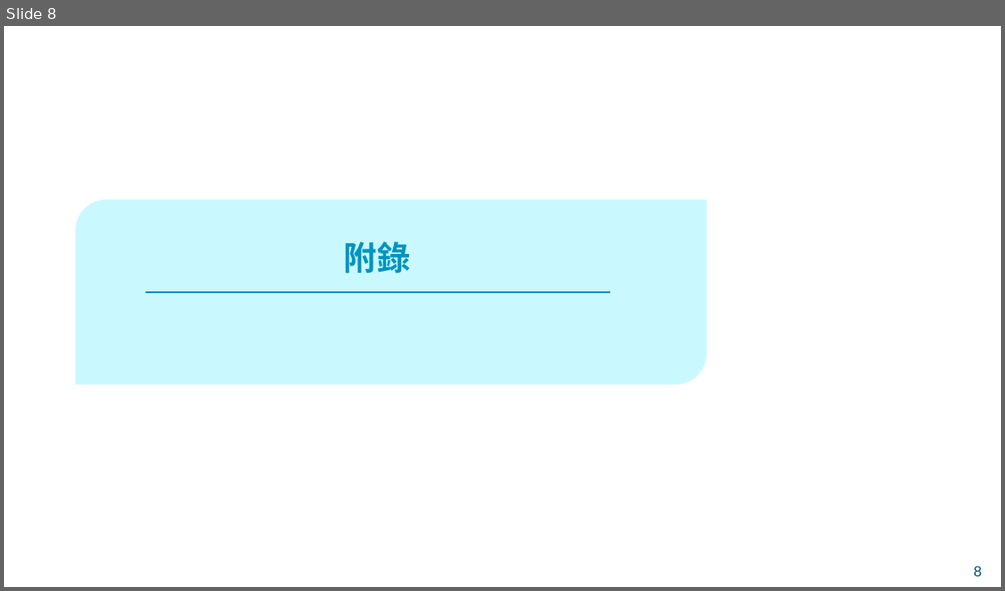
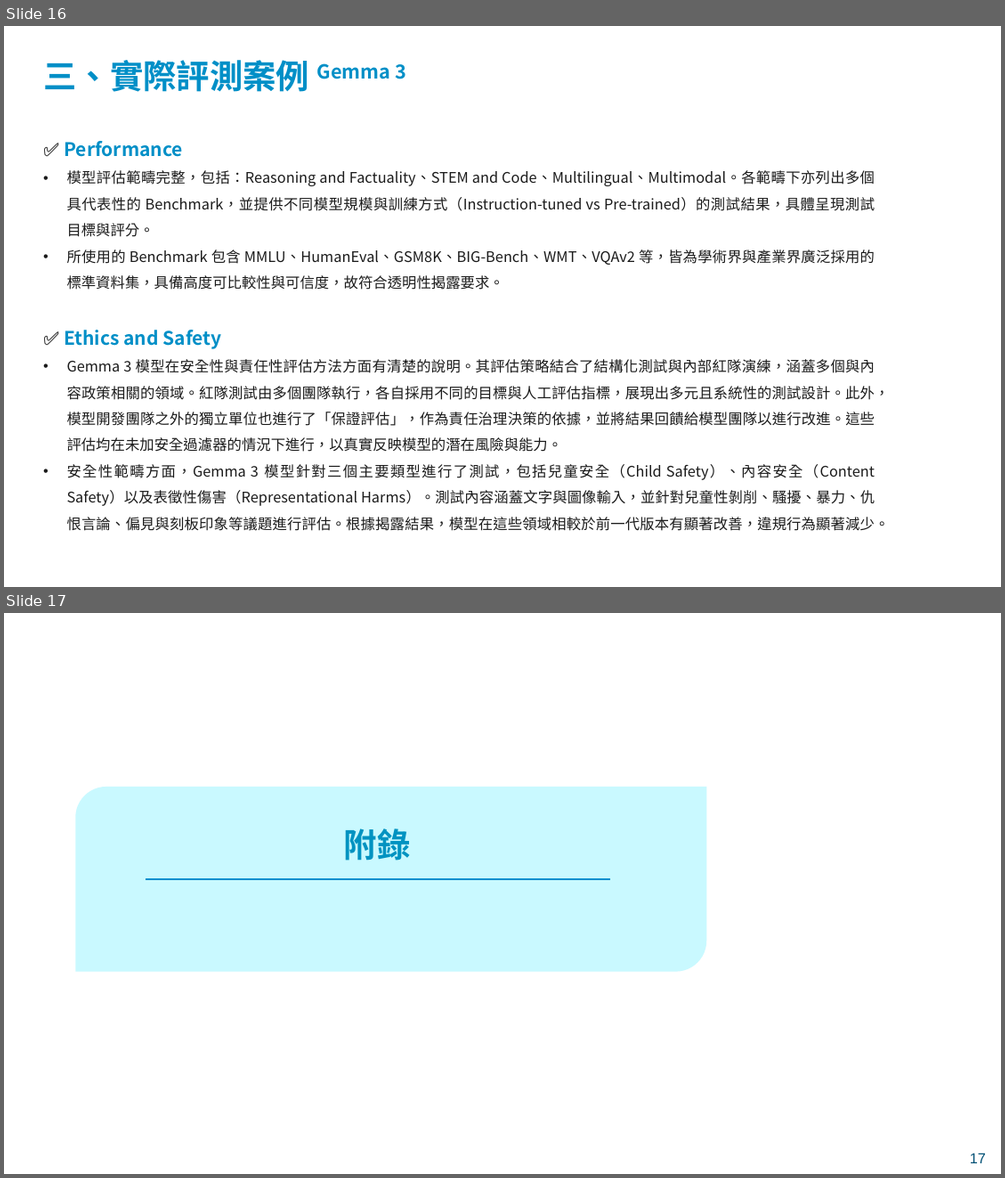
Before and after one commit to xinhuang0716/LLM_Assessment_Fubon, a slide deck: 模型評測機制 - 透明性.pptx. Shown one above the other, each under a label of ours: slide 8 before the commit, slides 16 and 17 after it. The pictures are 1005x591 and 1005x1178 pixels, drawn with LibreOffice and Linux fonts; fonts in the diff are those of the drawing; background and template pictures are left out. Boxes give left, top, right and bottom in pixels: in the first picture for what was removed or moved away, otherwise in the second. Text is boxed around its words. In the diff, an @@ line names an element or a change of style, - is before the commit and + after.

```diff
--- a/模型評測機制 - 透明性.pptx
+++ b/模型評測機制 - 透明性.pptx
@@ slide 16 added at (4, 26, 1001, 587), background picture (left out) @@
@@ text added at (43, 60, 406, 92), 32 pt, text #008FC7, bold @@
+三、實際評測案例 Gemma 3
@@ text added at (64, 141, 874, 289), 14 pt, text #1B1B1B @@
+✅ Performance
+• 模型評估範疇完整，包括：Reasoning and Factuality、STEM and Code、Multilingual、Multimodal。各範疇下亦列出多個具代表性的 Benchmark，並提供不同模型規模與訓練方式（Instruction-tuned vs Pre-trained）的測試結果，具體呈現測試目標與評分。
+• 所使用的 Benchmark 包含 MMLU、HumanEval、GSM8K、BIG-Bench、WMT、VQAv2 等，皆為學術界與產業界廣泛採用的標準資料集，具備高度可比較性與可信度，故符合透明性揭露要求。
@@ text added at (64, 329, 890, 531), 14 pt, text #1B1B1B @@
+✅ Ethics and Safety
+• Gemma 3 模型在安全性與責任性評估方法方面有清楚的說明。其評估策略結合了結構化測試與內部紅隊演練，涵蓋多個與內容政策相關的領域。紅隊測試由多個團隊執行，各自採用不同的目標與人工評估指標，展現出多元且系統性的測試設計。此外，模型開發團隊之外的獨立單位也進行了「保證評估」，作為責任治理決策的依據，並將結果回饋給模型團隊以進行改進。這些評估均在未加安全過濾器的情況下進行，以真實反映模型的潛在風險與能力。
+• 安全性範疇方面，Gemma 3 模型針對三個主要類型進行了測試，包括兒童安全（Child Safety）、內容安全（Content Safety）以及表徵性傷害（Representational Harms）。測試內容涵蓋文字與圖像輸入，並針對兒童性剝削、騷擾、暴力、仇恨言論、偏見與刻板印象等議題進行評估。根據揭露結果，模型在這些領域相較於前一代版本有顯著改善，違規行為顯著減少。
@@ what was slide 8 is now slide 17 @@
@@ page number at (970, 1152, 986, 1163): text changed @@
-8
+17
```
Also in this commit, not shown: 5 slides changed, 13 other slides added, 3 slides removed.
